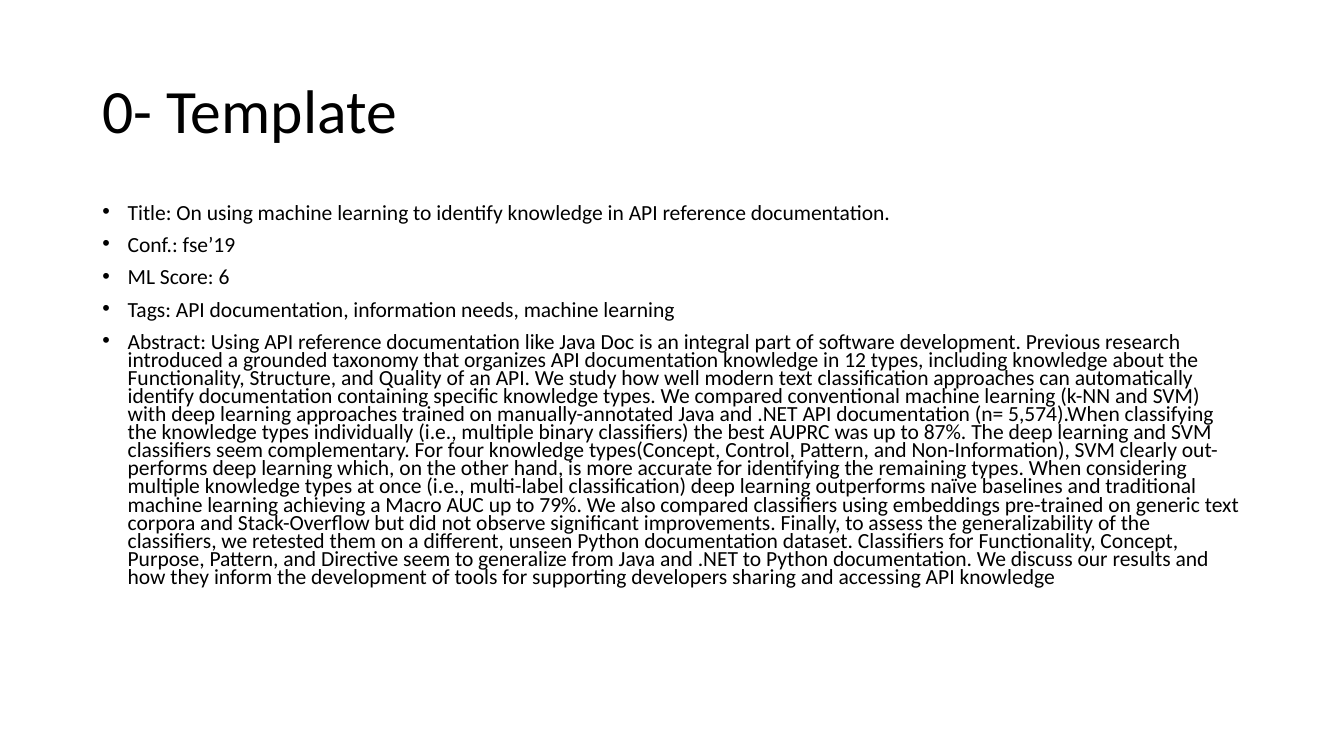
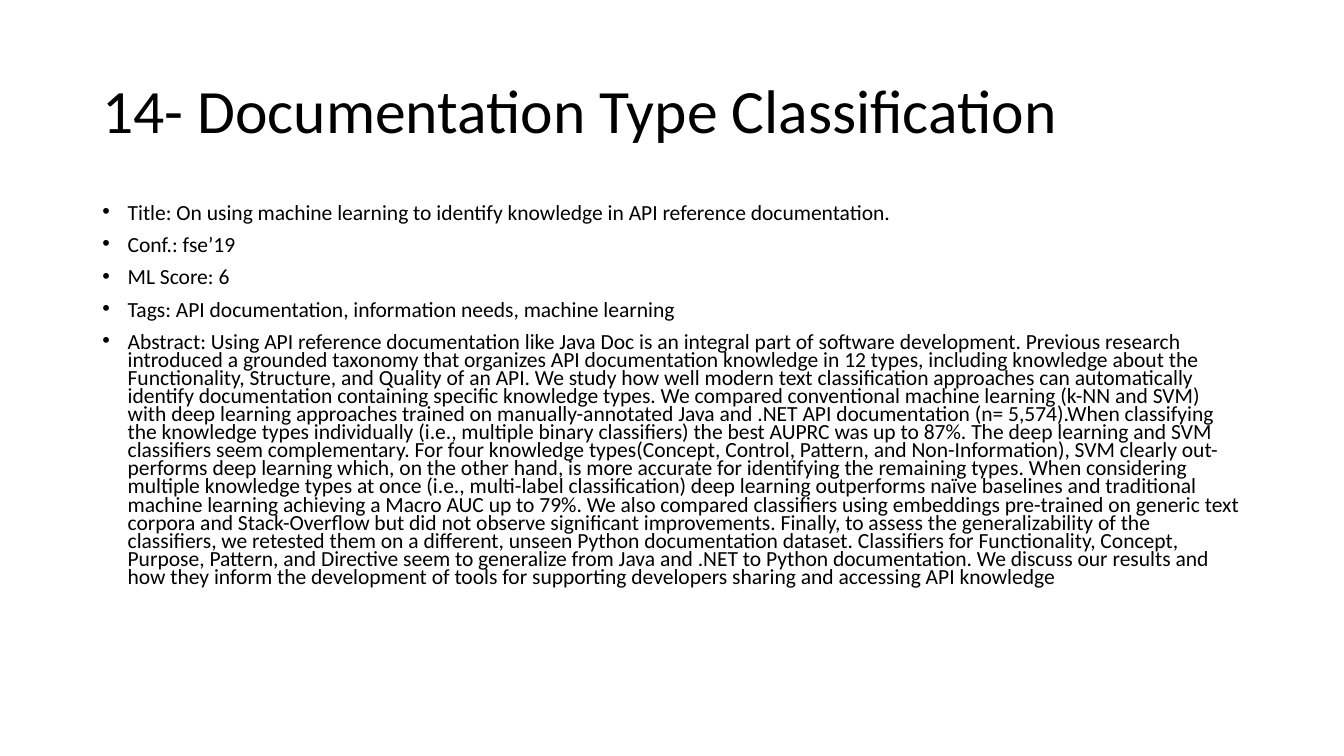
Before and after one commit to AhmadM-DL/SEML, a slide deck: slide 33 of SEML.pptx. Drawn at 1344x756 pixels with LibreOffice and Linux fonts; fonts in the diff are those of the drawing. Boxes give left, top, right and bottom in pixels: in the first picture for what was removed or moved away, otherwise in the second. Text is boxed around its words. In the diff, an @@ line names an element or a change of style, - is before the commit and + after.

Commit message:
14,15,16

```diff
--- a/SEML.pptx
+++ b/SEML.pptx
@@ title at (x1=102, y1=90, x2=1057, y2=143): text changed @@
-0- Template
+14- Documentation Type Classification
```
Also in this commit, not shown: 6 slides added.
